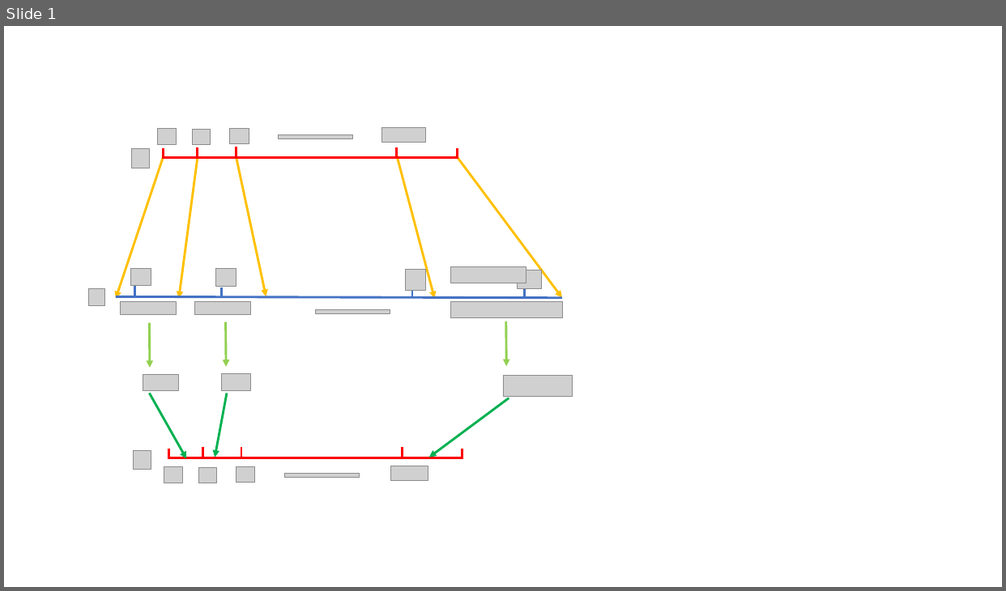
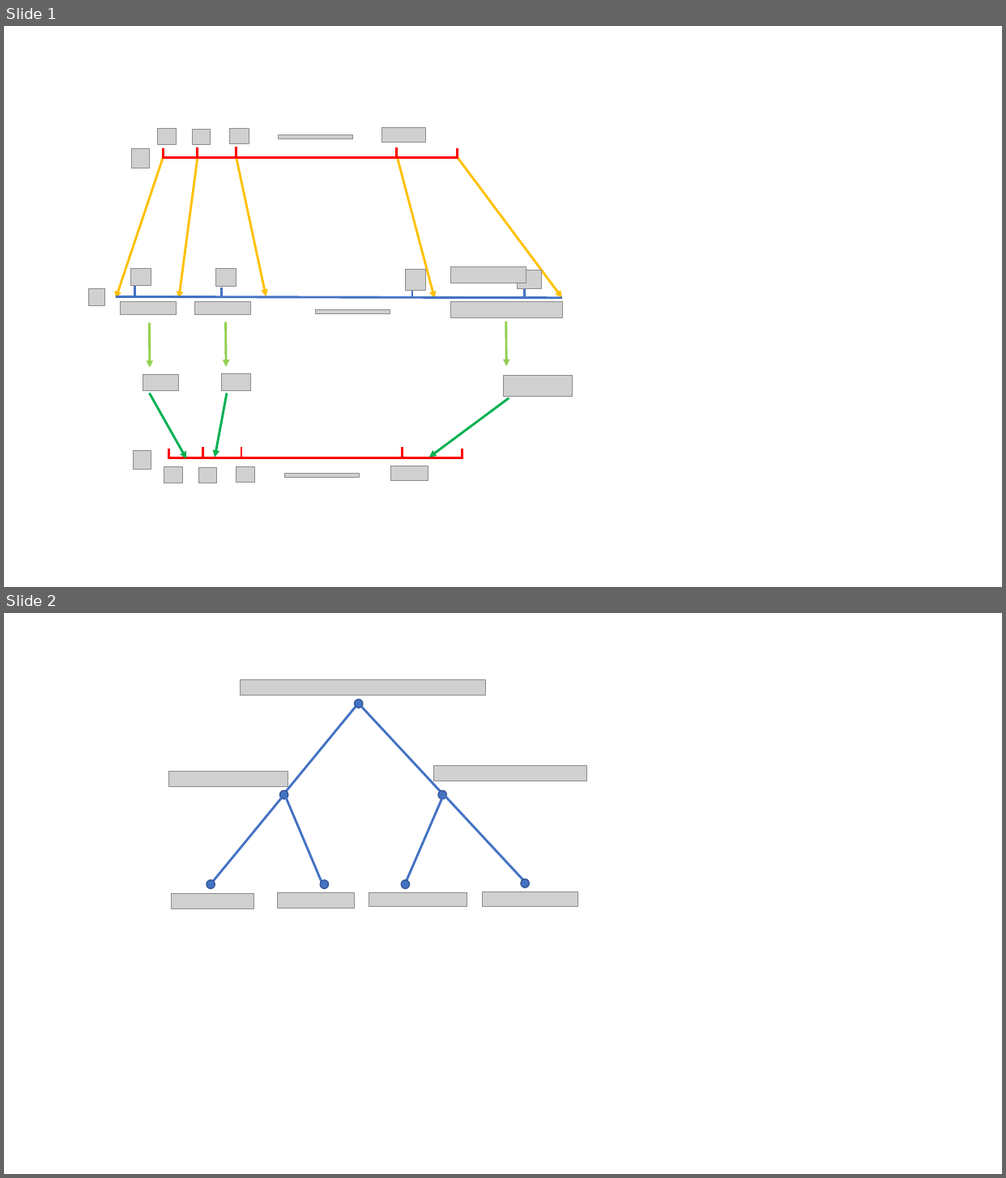
Before and after one commit to DANNHIROAKI/Reading-Papers, a slide deck: 0028. Deferred数据结构/演示文稿1.pptx. Shown one above the other, each under a label of ours: slide 1 before the commit, slides 1 and 2 after it. The pictures are 1006x591 and 1006x1178 pixels, drawn with LibreOffice and Linux fonts; fonts in the diff are those of the drawing; grey boxes stand for pictures; background and template pictures are left out. Boxes give left, top, right and bottom in pixels: in the first picture for what was removed or moved away, otherwise in the second. Text is boxed around its words. In the diff, an @@ line names an element or a change of style, - is before the commit and + after.

```diff
--- a/0028. Deferred数据结构/演示文稿1.pptx
+++ b/0028. Deferred数据结构/演示文稿1.pptx
@@ slide 2 added at [4, 613, 1002, 1174], background #FFFFFF @@
@@ picture added at [240, 679, 485, 695] @@
@@ line added from (286, 792) to (356, 707), #4472C4 2.25 pt @@
@@ ellipse added at [355, 699, 363, 708], fill #4472C4, outline #325491 1 pt @@
@@ line added from (441, 792) to (362, 707), #4472C4 2.25 pt @@
@@ picture added at [168, 772, 288, 786] @@
@@ picture added at [434, 766, 587, 781] @@
@@ line added from (212, 883) to (283, 797), #4472C4 2.25 pt @@
@@ ellipse added at [279, 790, 288, 799], fill #4472C4, outline #325491 1 pt @@
@@ line added from (322, 882) to (286, 797), #4472C4 2.25 pt @@
@@ line added from (405, 884) to (443, 798), #4472C4 2.25 pt @@
@@ ellipse added at [438, 790, 446, 799], fill #4472C4, outline #325491 1 pt @@
@@ line added from (523, 880) to (444, 795), #4472C4 2.25 pt @@
@@ ellipse added at [521, 879, 529, 888], fill #4472C4, outline #325491 1 pt @@
@@ picture added at [171, 894, 254, 909] @@
@@ ellipse added at [206, 880, 215, 889], fill #4472C4, outline #325491 1 pt @@
@@ picture added at [277, 892, 355, 907] @@
@@ ellipse added at [320, 880, 328, 889], fill #4472C4, outline #325491 1 pt @@
@@ picture added at [369, 892, 467, 906] @@
@@ ellipse added at [402, 880, 410, 889], fill #4472C4, outline #325491 1 pt @@
@@ picture added at [483, 892, 578, 906] @@
```
Also in this commit, not shown: 4 other slides added, 50 other files.
